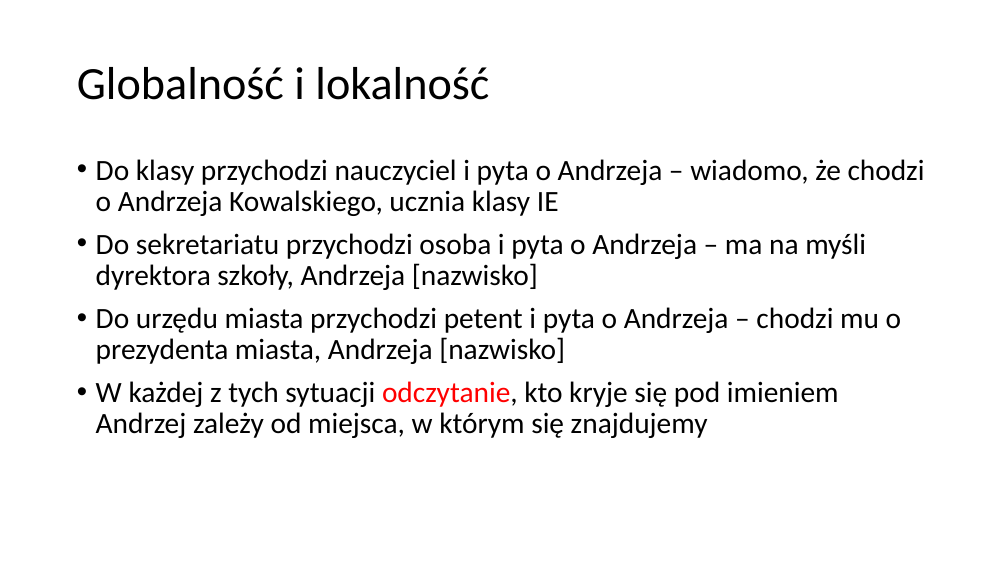
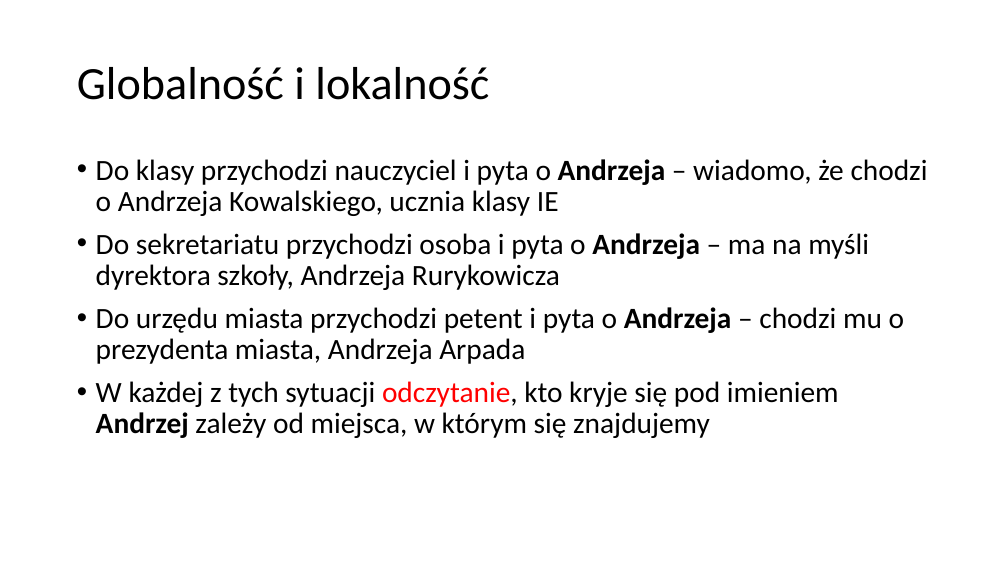
Before and after one commit to blackbat13/CS-HTiEW, a slide deck: slide 2 of Wprowadzenie do funkcji/III. Wprowadzenie do funkcji - globalność i lokalność zmiennych/Globalność i lokalność.pptx. Drawn at 1008x567 pixels with LibreOffice and Linux fonts; fonts in the diff are those of the drawing. Boxes give left, top, right and bottom in pixels: in the first picture for what was removed or moved away, otherwise in the second. Text is boxed around its words. In the diff, an @@ line names an element or a change of style, - is before the commit and + after.

```diff
--- a/Wprowadzenie do funkcji/III. Wprowadzenie do funkcji - globalność i lokalność zmiennych/Globalność i lokalność.pptx
+++ b/Wprowadzenie do funkcji/III. Wprowadzenie do funkcji - globalność i lokalność zmiennych/Globalność i lokalność.pptx
@@ text at (96,159,928,438): bold on in "Andrzeja", "Andrzej" @@
@@ text at (96,233,904,364): text changed @@
-• Do sekretariatu przychodzi osoba i pyta o Andrzeja – ma na myśli dyrektora szkoły, Andrzeja [nazwisko]
-• Do urzędu miasta przychodzi petent i pyta o Andrzeja – chodzi mu o prezydenta miasta, Andrzeja [nazwisko]
+• Do sekretariatu przychodzi osoba i pyta o Andrzeja – ma na myśli dyrektora szkoły, Andrzeja Rurykowicza
+• Do urzędu miasta przychodzi petent i pyta o Andrzeja – chodzi mu o prezydenta miasta, Andrzeja Arpada
```
Also in this commit, not shown: 2 other slides changed, 4 slides added, 1 slide removed.
